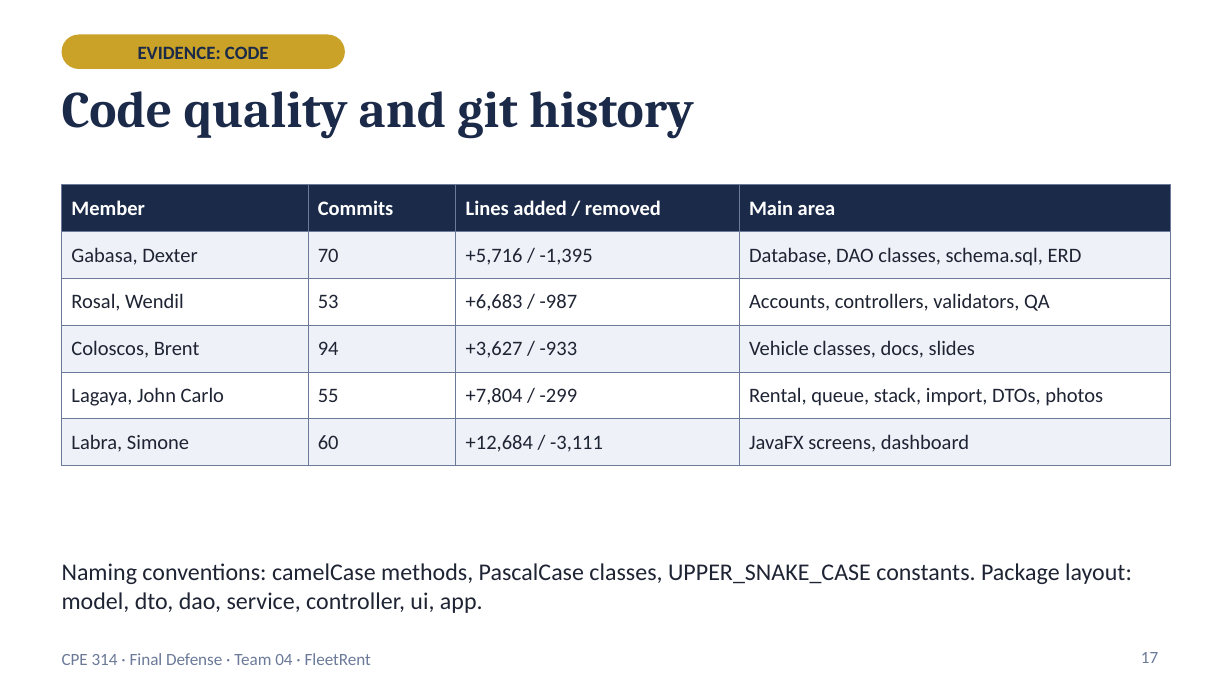
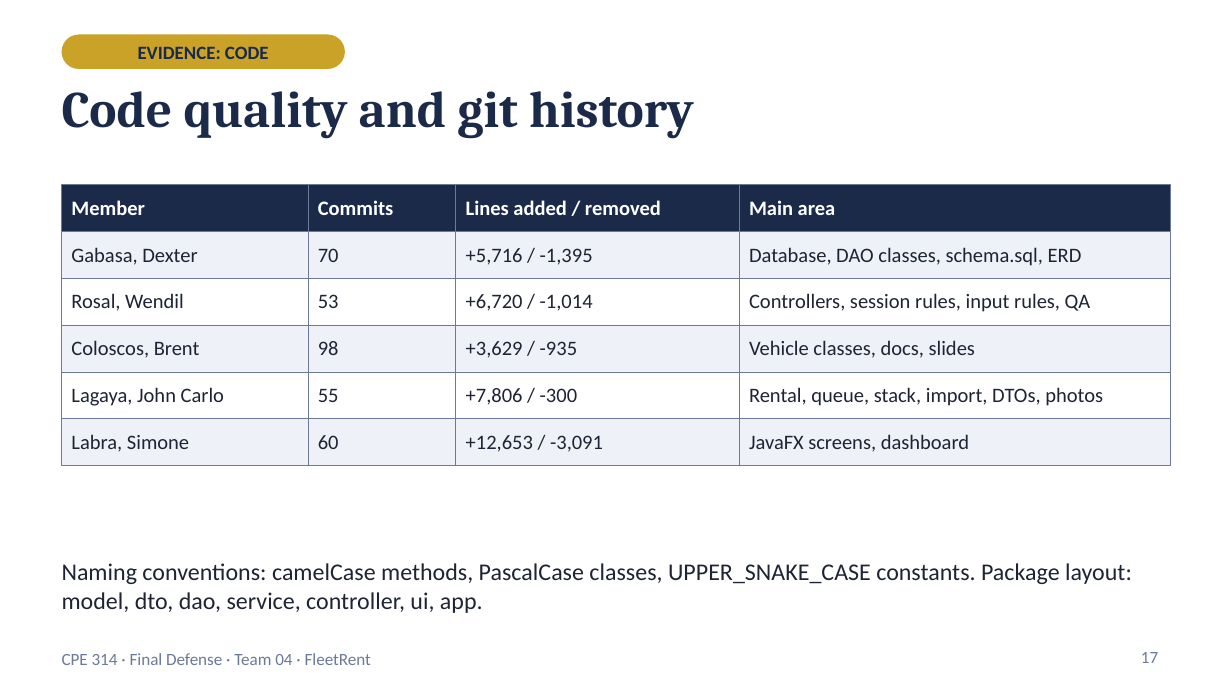
Before and after one commit to ColoscosBrent/cpe314-69323-capstone-team-04, a slide deck: slide 17 of docs/FleetRent_Final_Defense.pptx. Drawn at 1232x693 pixels with LibreOffice and Linux fonts; fonts in the diff are those of the drawing. Boxes give left, top, right and bottom in pixels: in the first picture for what was removed or moved away, otherwise in the second. Text is boxed around its words. In the diff, an @@ line names an element or a change of style, - is before the commit and + after.

```diff
--- a/docs/FleetRent_Final_Defense.pptx
+++ b/docs/FleetRent_Final_Defense.pptx
@@ table at <box>62,185,1170,456</box> @@
-row 3, column 3: +6,683 / -987
+row 3, column 3: +6,720 / -1,014
-row 3, column 4: Accounts, controllers, validators, QA
+row 3, column 4: Controllers, session rules, input rules, QA
-row 4, column 2: 94
+row 4, column 2: 98
-row 4, column 3: +3,627 / -933
+row 4, column 3: +3,629 / -935
-row 5, column 3: +7,804 / -299
+row 5, column 3: +7,806 / -300
-row 6, column 3: +12,684 / -3,111
+row 6, column 3: +12,653 / -3,091
```
Also in this commit, not shown: 3 other slides changed.
